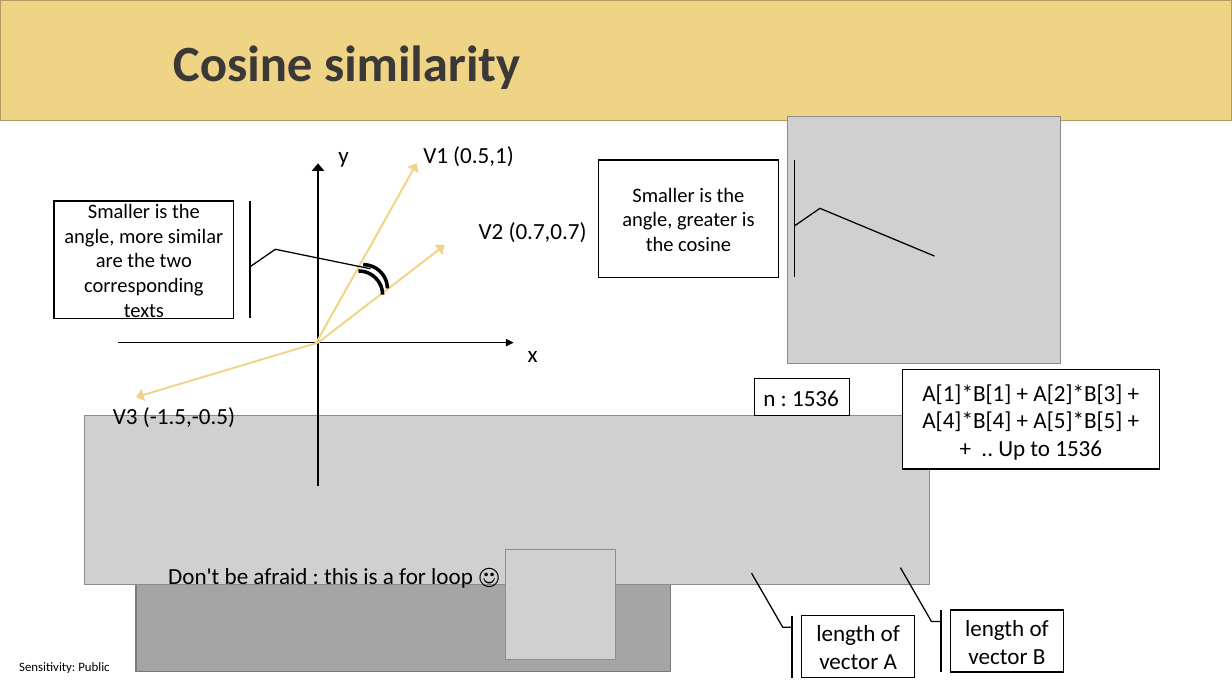
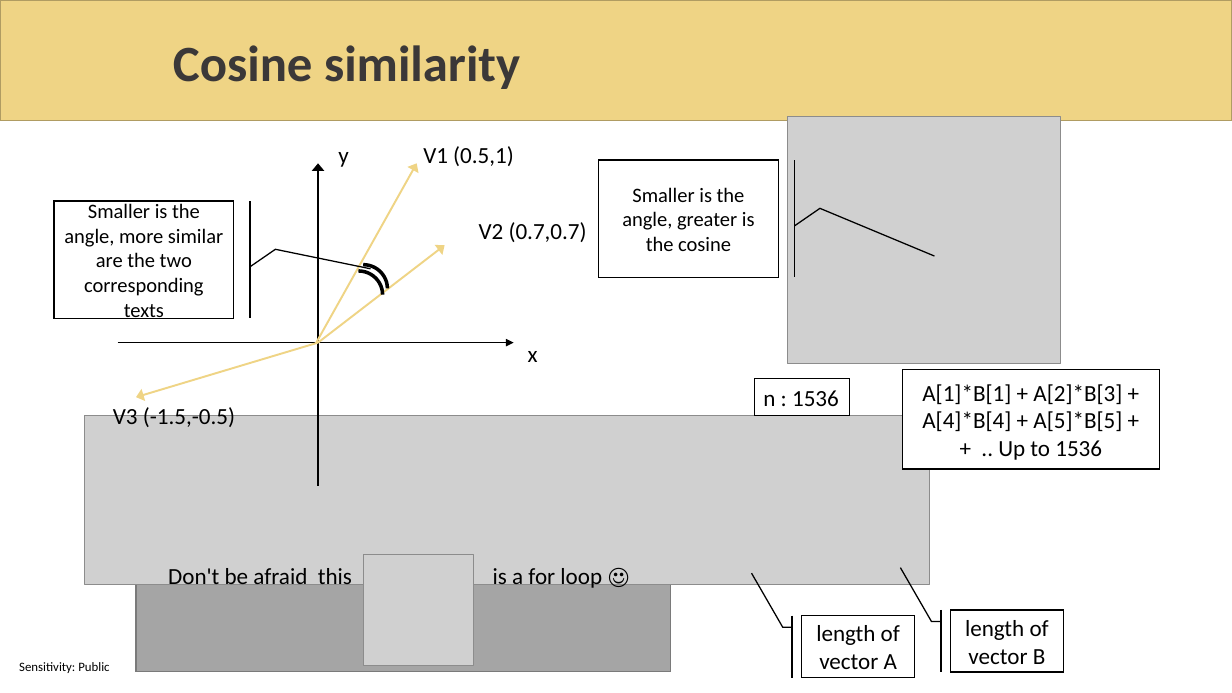
Before and after one commit to sabbadino/AzureDay2023Torino, a slide deck: slide 17 of sessions/room1_15_30/azure-day-ChatBot.pptx. Drawn at 1232x693 pixels with LibreOffice and Linux fonts; fonts in the diff are those of the drawing; grey boxes stand for pictures; background and template pictures are left out. Boxes give left, top, right and bottom in pixels: in the first picture for what was removed or moved away, otherwise in the second. Text is boxed around its words. In the diff, an @@ line names an element or a change of style, - is before the commit and + after.

```diff
--- a/sessions/room1_15_30/azure-day-ChatBot.pptx
+++ b/sessions/room1_15_30/azure-day-ChatBot.pptx
@@ text at <box>168,568,602,590</box>: text changed @@
-Don't be afraid : this is a for loop ☺
+Don't be afraid this is a for loop ☺
@@ picture: place and size @@
-picture at <box>506,549,616,659</box>
+picture at <box>363,555,473,665</box>
```
Also in this commit, not shown: 9 other slides changed, 1 slide added, 2 slides removed, 2 other files.
